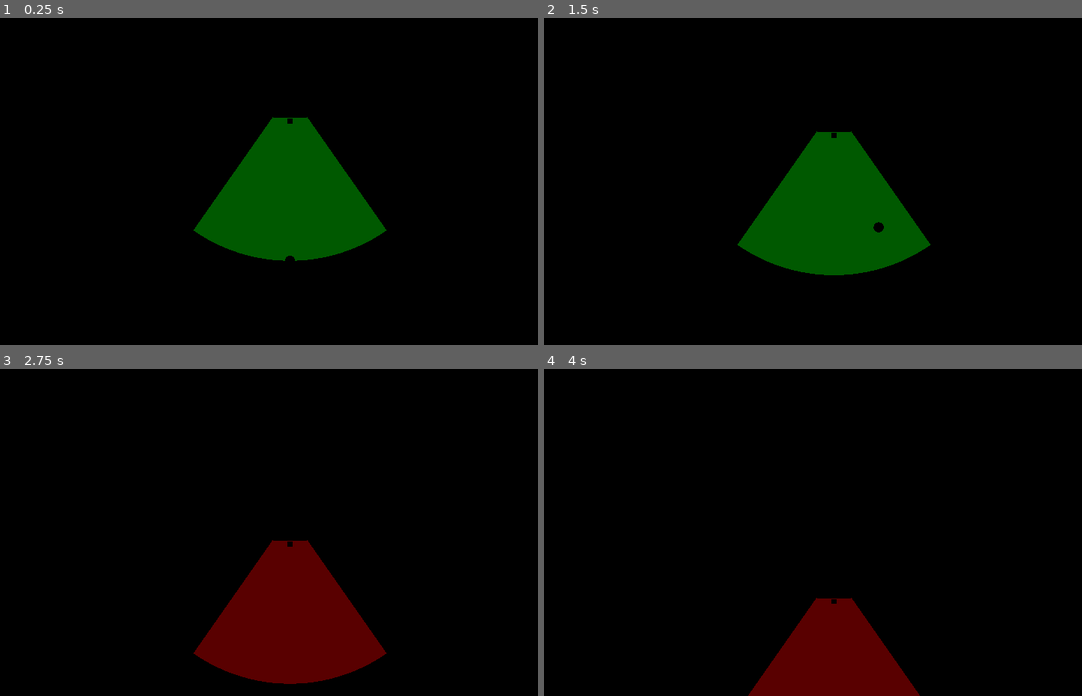
Above: before the commit, frames 1-4 (two rows, left to right).
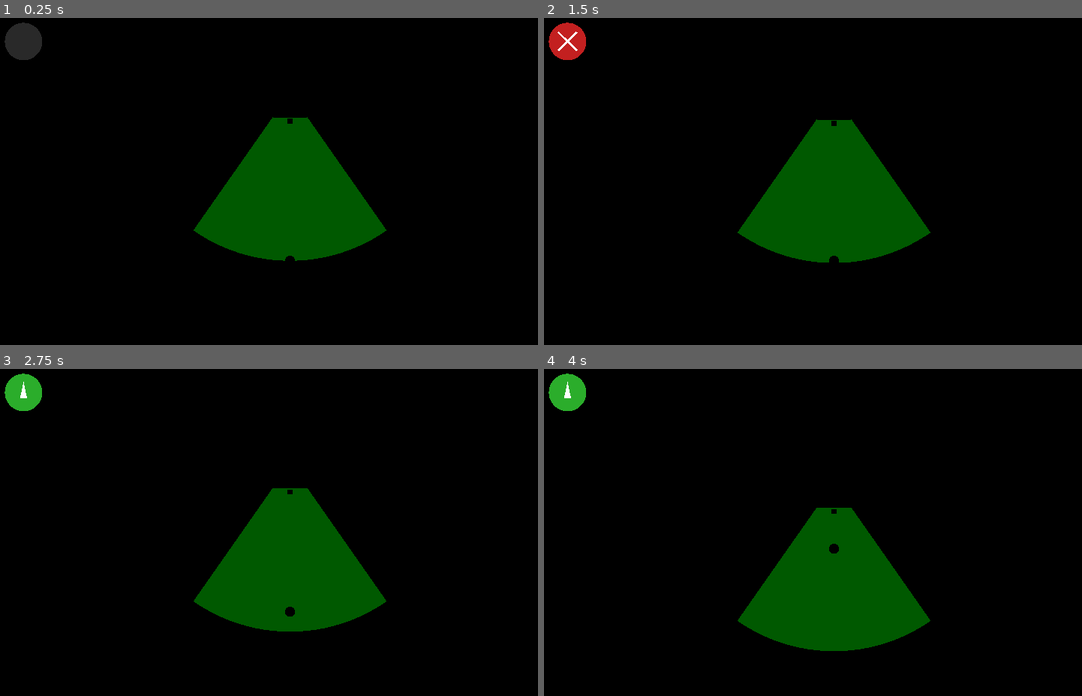
Above: after the commit, the same moments.

Repository: Leusin/project-godot-airport-marshaling-game
Game: Godot game, scene res://scenes/Main.tscn
Two runs of this game, one before a commit and one after it. Both use one fixed random seed, a clock stepped at 60 frames per second and the inputs below.
Inputs:
- Up to frame 1 (0.25 s): no input
- Up to frame 2 (1.5 s): tap Enter at 0.5 s; hold Right (signal_turn_right, bound only after the commit) 0.53-1.28 s; hold Up (signal_advance, bound only after the commit) 0.53-1.28 s; hold Down (signal_down, bound only after the commit) from 1.28 s (still down); tap Up (signal_advance, bound only after the commit) at 1.35 s
- Up to frame 3 (2.75 s): release Down (signal_down, bound only after the commit) at 2.03 s; hold Right (signal_turn_right, bound only after the commit) from 2.03 s (still down); hold Up (signal_advance, bound only after the commit) from 2.03 s (still down)
- Up to frame 4 (4 s): release Right (signal_turn_right, bound only after the commit) at 2.78 s; release Up (signal_advance, bound only after the commit) at 2.78 s; hold W (move_up) 2.78-3.53 s; tap Up (signal_advance, bound only after the commit) at 2.85 s; hold Left (signal_turn_left, bound only after the commit) from 3.53 s (still down); hold Up (signal_advance, bound only after the commit) from 3.53 s (still down)

The runs differ from the first frame. In frame 1, 0.6% of the frame differs, in the area x 0-8%, y 1-13%; in frame 2, 3.3%; in frame 3, 15%, in the area x 0-72%, y 1-97%; in frame 4, 14%.

Commit message:
feat: 수신호 입력 시스템 + 신호 표시 HUD 구현
- SignalInput: 방향키 hold-to-move로 전진/정지/좌우회전 신호 입력 (마샬러 이동은 WASD로 분리)
- AircraftSignalReceiver: 시야 판정 + 신호를 조합해 Aircraft에 명령 전달 (임시 브릿지, AircraftFSM으로 대체 예정)
- 디버그 자동조종을 실제 입력 경로로 교체, SignalIndicatorHUD로 현재 신호 시각화
- NONE(무신호)과 STOP(정지)을 별개 값으로 유지해 추후 FSM에서 다르게 처리 가능하도록 함
- 비행기 회전 속도 50->25도/초로 조정

Co-Authored-By: Claude Sonnet 4.6 <noreply@anthropic.com>

Diff:
--- a/project.godot
+++ b/project.godot
@@ -20,24 +20,40 @@
 move_left={
 "deadzone": 0.2,
 "events": [Object(InputEventKey,"resource_local_to_scene":false,"resource_name":"","device":-1,"window_id":0,"alt_press …(190 unchanged characters)…
-, Object(InputEventKey,"resource_local_to_scene":false,"resource_name":"","device":-1,"window_id":0,"alt_pressed":false,"shift_pressed":false,"ctrl_pressed":false,"meta_pressed":false,"pressed":false,"keycode":0,"physical_keycode":4194319,"key_label":0,"unicode":0,"location":0,"echo":false,"script":null)
 ]
 }
 move_right={
 "deadzone": 0.2,
 "events": [Object(InputEventKey,"resource_local_to_scene":false,"resource_name":"","device":-1,"window_id":0,"alt_press …(190 unchanged characters)…
-, Object(InputEventKey,"resource_local_to_scene":false,"resource_name":"","device":-1,"window_id":0,"alt_pressed":false,"shift_pressed":false,"ctrl_pressed":false,"meta_pressed":false,"pressed":false,"keycode":0,"physical_keycode":4194321,"key_label":0,"unicode":0,"location":0,"echo":false,"script":null)
 ]
 }
 move_up={
 "deadzone": 0.2,
 "events": [Object(InputEventKey,"resource_local_to_scene":false,"resource_name":"","device":-1,"window_id":0,"alt_press …(190 unchanged characters)…
-, Object(InputEventKey,"resource_local_to_scene":false,"resource_name":"","device":-1,"window_id":0,"alt_pressed":false,"shift_pressed":false,"ctrl_pressed":false,"meta_pressed":false,"pressed":false,"keycode":0,"physical_keycode":4194320,"key_label":0,"unicode":0,"location":0,"echo":false,"script":null)
 ]
 }
 move_down={
 "deadzone": 0.2,
 "events": [Object(InputEventKey,"resource_local_to_scene":false,"resource_name":"","device":-1,"window_id":0,"alt_press …(190 unchanged characters)…
-, Object(InputEventKey,"resource_local_to_scene":false,"resource_name":"","device":-1,"window_id":0,"alt_pressed":false,"shift_pressed":false,"ctrl_pressed":false,"meta_pressed":false,"pressed":false,"keycode":0,"physical_keycode":4194322,"key_label":0,"unicode":0,"location":0,"echo":false,"script":null)
 ]
 }
+signal_advance={
+"deadzone": 0.2,
+"events": [Object(InputEventKey,"resource_local_to_scene":false,"resource_name":"","device":-1,"window_id":0,"alt_pressed":false,"shift_pressed":false,"ctrl_pressed":false,"meta_pressed":false,"pressed":false,"keycode":0,"physical_keycode":4194320,"key_label":0,"unicode":0,"location":0,"echo":false,"script":null)
+]
+}
+signal_turn_left={
+"deadzone": 0.2,
+"events": [Object(InputEventKey,"resource_local_to_scene":false,"resource_name":"","device":-1,"window_id":0,"alt_pressed":false,"shift_pressed":false,"ctrl_pressed":false,"meta_pressed":false,"pressed":false,"keycode":0,"physical_keycode":4194319,"key_label":0,"unicode":0,"location":0,"echo":false,"script":null)
+]
+}
+signal_turn_right={
+"deadzone": 0.2,
+"events": [Object(InputEventKey,"resource_local_to_scene":false,"resource_name":"","device":-1,"window_id":0,"alt_pressed":false,"shift_pressed":false,"ctrl_pressed":false,"meta_pressed":false,"pressed":false,"keycode":0,"physical_keycode":4194321,"key_label":0,"unicode":0,"location":0,"echo":false,"script":null)
+]
+}
+signal_down={
+"deadzone": 0.2,
+"events": [Object(InputEventKey,"resource_local_to_scene":false,"resource_name":"","device":-1,"window_id":0,"alt_pressed":false,"shift_pressed":false,"ctrl_pressed":false,"meta_pressed":false,"pressed":false,"keycode":0,"physical_keycode":4194322,"key_label":0,"unicode":0,"location":0,"echo":false,"script":null)
+]
+}
--- a/scenes/Main.tscn
+++ b/scenes/Main.tscn
@@ -5,7 +5,9 @@
 [ext_resource type="Script" path="res://scripts/aircraft_vision_cone.gd" id="3_vision_cone_script"]
 [ext_resource type="Script" path="res://scripts/vision_cone_debug_visual.gd" id="4_vision_cone_visual_script"]
 [ext_resource type="Script" path="res://scripts/aircraft.gd" id="5_aircraft_script"]
-[ext_resource type="Script" path="res://scripts/aircraft_debug_autopilot.gd" id="6_aircraft_autopilot_script"]
+[ext_resource type="Script" path="res://scripts/signal_input.gd" id="6_signal_input_script"]
+[ext_resource type="Script" path="res://scripts/aircraft_signal_receiver.gd" id="7_aircraft_signal_receiver_script"]
+[ext_resource type="Script" path="res://scripts/signal_indicator_hud.gd" id="8_signal_indicator_hud_script"]
 
 [sub_resource type="CapsuleMesh" id="CapsuleMesh_marshaller"]
 radius = 0.3
@@ -47,6 +49,9 @@
 [node name="MoveInput" type="Node" parent="Marshaller" unique_id=1126973343]
 script = ExtResource("2_move_input_script")
 
+[node name="SignalInput" type="Node" parent="Marshaller" unique_id=231336038]
+script = ExtResource("6_signal_input_script")
+
 [node name="Aircraft" type="Node3D" parent="." unique_id=467640201]
 transform = Transform3D(-1, 0, 0, 0, 1, 0, 0, 0, -1, 0, 0.3, -5)
 script = ExtResource("5_aircraft_script")
@@ -65,11 +70,23 @@
 [node name="VisionConeVisual" type="MeshInstance3D" parent="Aircraft" unique_id=574849791]
 script = ExtResource("4_vision_cone_visual_script")
 
-[node name="DebugAutopilot" type="Node" parent="Aircraft" unique_id=1326067444]
-script = ExtResource("6_aircraft_autopilot_script")
+[node name="AircraftSignalReceiver" type="Node" parent="Aircraft" unique_id=1876279175]
+script = ExtResource("7_aircraft_signal_receiver_script")
 
 [node name="GameManager" type="Node" parent="." unique_id=1889238462]
 
 [node name="Ground" type="MeshInstance3D" parent="." unique_id=2004317744]
 mesh = SubResource("PlaneMesh_ground")
 surface_material_override/0 = SubResource("StandardMaterial3D_ground")
+
+[node name="HUD" type="CanvasLayer" parent="." unique_id=60114881]
+
+[node name="SignalIndicator" type="Control" parent="HUD" unique_id=1147752916]
+layout_mode = 3
+anchors_preset = 0
+offset_left = 24.0
+offset_top = 24.0
+offset_right = 104.0
+offset_bottom = 104.0
+script = ExtResource("8_signal_indicator_hud_script")
+signal_input_path = NodePath("../../Marshaller/SignalInput")
--- a/scripts/aircraft.gd
+++ b/scripts/aircraft.gd
@@ -9,7 +9,7 @@
 @export var max_speed: float = 3.0
 @export var acceleration: float = 2.0
 @export var deceleration: float = 4.0
-@export var turn_speed_degrees: float = 50.0
+@export var turn_speed_degrees: float = 25.0
 @export var command_delay: float = 0.6
 @export var edge_margin: float = 1.0
 
--- a/scripts/aircraft_debug_autopilot.gd
+++ /dev/null
@@ -1,32 +0,0 @@
-extends Node
-## 디버그 전용. AircraftFSM/SignalInput이 구현되기 전까지 Aircraft에 명령을 순환 전달해
-## 딜레이+관성 동작을 눈으로 확인하기 위한 임시 스크립트. FSM이 만들어지면 제거한다.
-
-const AircraftScript = preload("res://scripts/aircraft.gd")
-
-@onready var aircraft: Node3D = get_parent()
-
-var _sequence: Array = [
-	[AircraftScript.Command.ADVANCE, 3.0],
-	[AircraftScript.Command.STOP, 1.5],
-	[AircraftScript.Command.TURN_LEFT, 1.5],
-	[AircraftScript.Command.STOP, 1.0],
-	[AircraftScript.Command.ADVANCE, 2.0],
-	[AircraftScript.Command.TURN_RIGHT, 2.0],
-	[AircraftScript.Command.STOP, 1.0],
-]
-var _index: int = 0
-var _timer: float = 0.0
-
-func _ready() -> void:
-	_apply_step(0)
-
-func _process(delta: float) -> void:
-	_timer -= delta
-	if _timer <= 0.0:
-		_apply_step((_index + 1) % _sequence.size())
-
-func _apply_step(index: int) -> void:
-	_index = index
-	aircraft.issue_command(_sequence[_index][0])
-	_timer = _sequence[_index][1]
--- /dev/null
+++ b/scripts/aircraft_signal_receiver.gd
@@ -0,0 +1,29 @@
+extends Node
+## 마샬러의 수신호를 받아 Aircraft 명령으로 전달한다 (hold-to-move).
+## 임시 브릿지: 지금은 시야 밖/무신호(NONE)/정지(STOP)를 모두 정지로 처리하지만,
+## NONE과 STOP은 의미가 다르다 (무신호=모호함, STOP=명확한 정지 명령).
+## 이 구분을 실제로 다르게 다루는 건 AircraftFSM의 몫이다 (모호한 신호는 멈칫/오해 가능해야 함).
+
+const SignalInputScript = preload("res://scripts/signal_input.gd")
+const AircraftScript = preload("res://scripts/aircraft.gd")
+
+@onready var aircraft: Node3D = get_parent()
+@onready var vision_cone: Node = get_parent().get_node("VisionCone")
+@onready var marshaller: Node3D = get_parent().get_parent().get_node("Marshaller")
+@onready var signal_input: SignalInputScript = marshaller.get_node("SignalInput")
+
+func _process(_delta: float) -> void:
+	if not vision_cone.is_point_in_view(marshaller.global_position):
+		aircraft.issue_command(AircraftScript.Command.STOP)
+		return
+
+	var hand_signal: SignalInputScript.SignalType = signal_input.get_signal()
+	match hand_signal:
+		SignalInputScript.SignalType.ADVANCE:
+			aircraft.issue_command(AircraftScript.Command.ADVANCE)
+		SignalInputScript.SignalType.TURN_LEFT:
+			aircraft.issue_command(AircraftScript.Command.TURN_LEFT)
+		SignalInputScript.SignalType.TURN_RIGHT:
+			aircraft.issue_command(AircraftScript.Command.TURN_RIGHT)
+		SignalInputScript.SignalType.STOP, SignalInputScript.SignalType.NONE:
+			aircraft.issue_command(AircraftScript.Command.STOP)
--- /dev/null
+++ b/scripts/signal_indicator_hud.gd
@@ -0,0 +1,51 @@
+extends Control
+## 마샬러가 현재 입력 중인 수신호를 화면에 아이콘으로 표시하는 HUD.
+## 판정에는 관여하지 않고 SignalInput의 현재 값을 그대로 시각화한다.
+
+const SignalInputScript = preload("res://scripts/signal_input.gd")
+
+@export var signal_input_path: NodePath
+
+var _signal_input: SignalInputScript
+
+func _ready() -> void:
+	_signal_input = get_node(signal_input_path)
+
+func _process(_delta: float) -> void:
+	queue_redraw()
+
+func _draw() -> void:
+	if _signal_input == null:
+		return
+
+	var center := size / 2.0
+	var radius := minf(size.x, size.y) / 2.0 - 4.0
+	var hand_signal: SignalInputScript.SignalType = _signal_input.get_signal()
+
+	match hand_signal:
+		SignalInputScript.SignalType.ADVANCE:
+			draw_circle(center, radius, Color(0.2, 0.8, 0.2, 0.85))
+			_draw_arrow(center, radius * 0.6, 0.0)
+		SignalInputScript.SignalType.STOP:
+			draw_circle(center, radius, Color(0.9, 0.15, 0.15, 0.85))
+			_draw_x(center, radius * 0.5)
+		SignalInputScript.SignalType.TURN_LEFT:
+			draw_circle(center, radius, Color(0.2, 0.5, 0.9, 0.85))
+			_draw_arrow(center, radius * 0.6, -90.0)
+		SignalInputScript.SignalType.TURN_RIGHT:
+			draw_circle(center, radius, Color(0.2, 0.5, 0.9, 0.85))
+			_draw_arrow(center, radius * 0.6, 90.0)
+		_:
+			draw_circle(center, radius, Color(0.4, 0.4, 0.4, 0.4))
+
+## angle_degrees: 0 = 위쪽(전진), -90 = 왼쪽, 90 = 오른쪽
+func _draw_arrow(center: Vector2, length: float, angle_degrees: float) -> void:
+	var angle := deg_to_rad(angle_degrees - 90.0)
+	var tip := center + Vector2(cos(angle), sin(angle)) * length
+	var left := center + Vector2(cos(angle + 2.6), sin(angle + 2.6)) * length * 0.6
+	var right := center + Vector2(cos(angle - 2.6), sin(angle - 2.6)) * length * 0.6
+	draw_colored_polygon(PackedVector2Array([tip, left, right]), Color.WHITE)
+
+func _draw_x(center: Vector2, half: float) -> void:
+	draw_line(center + Vector2(-half, -half), center + Vector2(half, half), Color.WHITE, 4.0)
+	draw_line(center + Vector2(-half, half), center + Vector2(half, -half), Color.WHITE, 4.0)
--- /dev/null
+++ b/scripts/signal_input.gd
@@ -0,0 +1,17 @@
+extends Node
+## 마샬러 수신호 입력 전담. 키 입력을 신호 타입으로 변환만 하며, 인식/판정은 하지 않는다.
+## 모든 신호는 방향키를 누르고 있는 동안만 유지된다 (hold-to-move). 떼면 NONE(무신호).
+## NONE(무신호)과 STOP(정지 명령)은 서로 다른 의미다 — 둘을 같게 취급할지는 AircraftFSM이 판단한다.
+
+enum SignalType { NONE, ADVANCE, STOP, TURN_LEFT, TURN_RIGHT }
+
+func get_signal() -> SignalType:
+	if Input.is_action_pressed("signal_advance"):
+		return SignalType.ADVANCE
+	if Input.is_action_pressed("signal_turn_left"):
+		return SignalType.TURN_LEFT
+	if Input.is_action_pressed("signal_turn_right"):
+		return SignalType.TURN_RIGHT
+	if Input.is_action_pressed("signal_down"):
+		return SignalType.STOP
+	return SignalType.NONE
Not shown, removed: scripts/aircraft_debug_autopilot.gd.uid
Not shown, added: scripts/aircraft_signal_receiver.gd.uid
Not shown, added: scripts/signal_indicator_hud.gd.uid
Not shown, added: scripts/signal_input.gd.uid
Not shown, changed: DEVLOG.md
Not shown, changed: README.md
